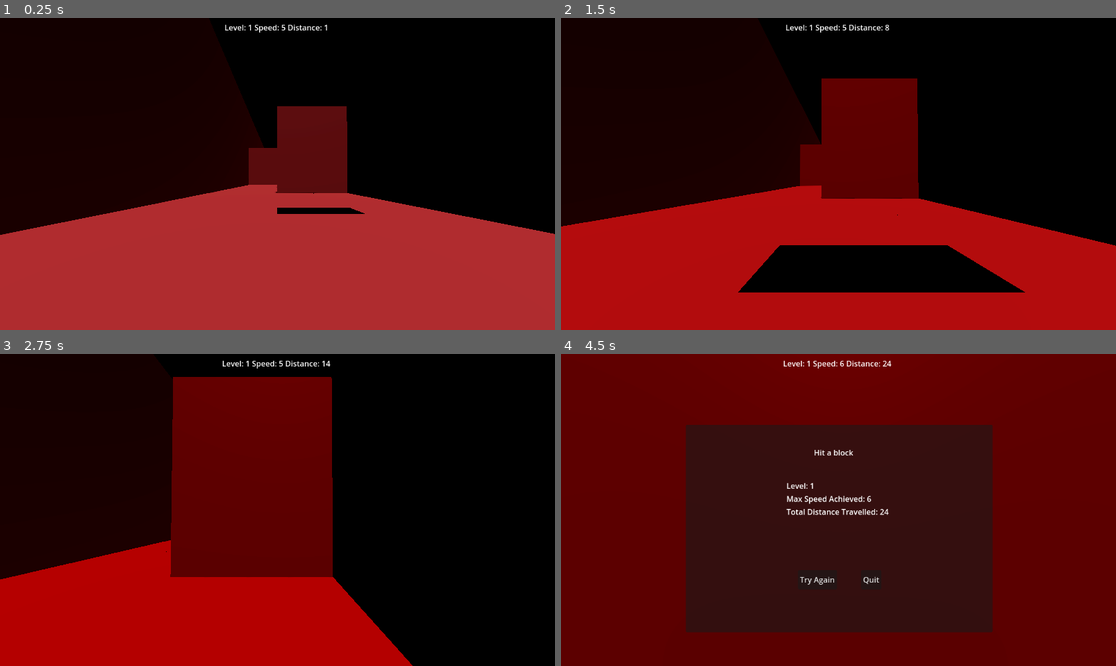
Above: before the commit, frames 1-4 (two rows, left to right).
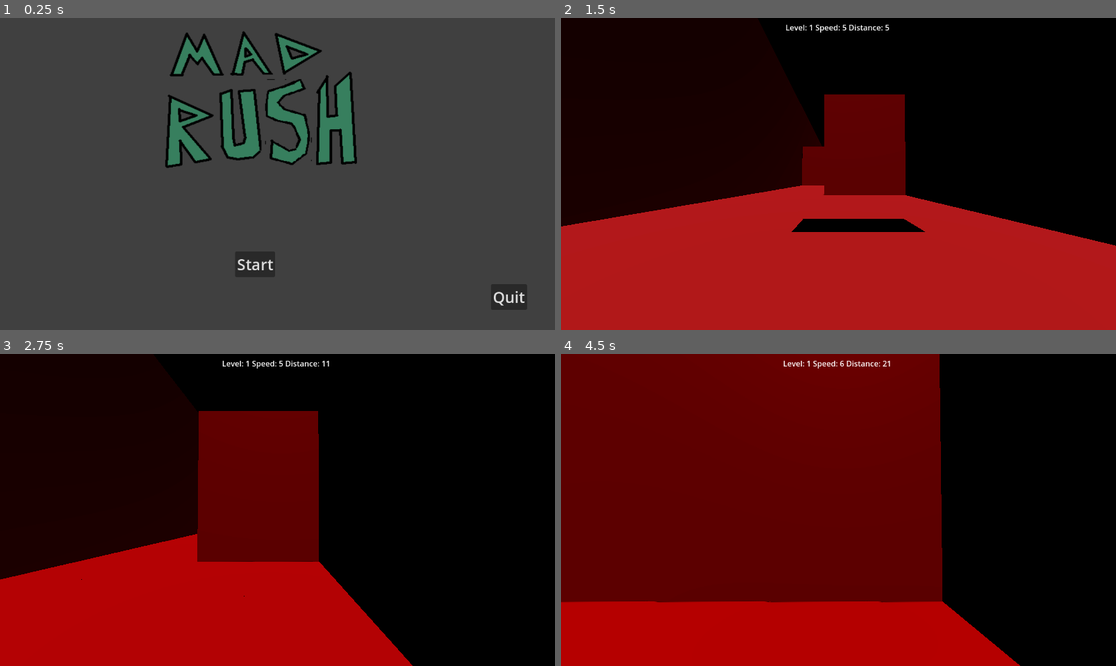
Above: after the commit, the same moments.

Repository: finalsabbath/3d-runner
Game: Godot game, scene res://scenes/main_menu.tscn
Same seed, same stepped clock (60 frames per second), same inputs: the game is played once before the commit and once after it. Before the commit the project starts from res://scenes/world.tscn.
Inputs (mouse positions are in pixels of both pictures, inside the frame that each line leads up to):
- Up to frame 1 (0.25 s): no input
- Up to frame 2 (1.5 s): click (816, 264) at 0.5 s, where only the run after the commit has a clickable "Start"; hold Right (move_right) from 1.28 s (still down)
- Up to frame 3 (2.75 s): tap Space (jump) at 1.52, 2.27 s; release Right (move_right) at 2.03 s; hold Down (ui_down) from 2.03 s (still down)
- Up to frame 4 (4.5 s): release Down (ui_down) at 2.78 s; hold Right (move_right) 2.78-3.53 s; hold Up (ui_up) 3.53-4.28 s; tap Space (jump) at 3.77 s; hold Left (move_left) from 4.28 s (still down)

The runs differ from the first frame. In frame 1, 98% of the frame differs, in the area x 0-100%, y 0-100%; in frame 2, 9.1%; in frame 3, 8.1%; in frame 4, 72%.

Commit message:
add a poorly drawn title screen

Diff:
--- a/3d-runner/project.godot
+++ b/3d-runner/project.godot
@@ -11,7 +11,7 @@
 [application]
 
 config/name="3d-runner"
-run/main_scene="uid://o13dbq1lmrfm"
+run/main_scene="uid://dksifru4vppkf"
 config/features=PackedStringArray("4.4", "Forward Plus")
 config/icon="res://icon.svg"
 
--- /dev/null
+++ b/3d-runner/scenes/main_menu.gd
@@ -0,0 +1,29 @@
+extends Control
+
+
+const WORLD = "res://scenes/world.tscn"
+@onready var sprite_2d: Sprite2D = $Sprite2D
+
+var colors: Array = [Color.RED,Color.ORANGE,Color.YELLOW,Color.GREEN,Color.BLUE,Color.INDIGO,Color.VIOLET]
+var color_num: int = 0
+var next_color = colors[0]
+
+
+func _on_start_pressed() -> void:
+	get_tree().change_scene_to_file(WORLD)
+
+
+func _on_quit_pressed() -> void:
+	get_tree().quit()
+
+func _physics_process(delta: float) -> void:
+	if not ready:
+		await ready
+	sprite_2d.modulate = sprite_2d.modulate.lerp(next_color,.01)
+
+
+func _on_timer_timeout() -> void:
+	color_num += 1
+	if color_num >= 7:
+		color_num = 0
+	next_color = colors[color_num]
--- /dev/null
+++ b/3d-runner/scenes/main_menu.tscn
@@ -0,0 +1,55 @@
+[gd_scene load_steps=4 format=3 uid="uid://dksifru4vppkf"]
+
+[ext_resource type="Script" uid="uid://sbfihikmqibm" path="res://scenes/main_menu.gd" id="1_ekxnf"]
+[ext_resource type="Texture2D" uid="uid://sjeykdcuaj70" path="res://assets/mad-rush-logo.png" id="2_bqqt6"]
+
+[sub_resource type="CanvasTexture" id="CanvasTexture_vue75"]
+
+[node name="MainMenu" type="Control"]
+layout_mode = 3
+anchors_preset = 15
+anchor_right = 1.0
+anchor_bottom = 1.0
+grow_horizontal = 2
+grow_vertical = 2
+script = ExtResource("1_ekxnf")
+
+[node name="Background" type="TextureRect" parent="."]
+modulate = Color(0.252028, 0.252028, 0.252028, 1)
+layout_mode = 1
+anchors_preset = 15
+anchor_right = 1.0
+anchor_bottom = 1.0
+grow_horizontal = 2
+grow_vertical = 2
+texture = SubResource("CanvasTexture_vue75")
+
+[node name="Sprite2D" type="Sprite2D" parent="."]
+position = Vector2(532, 212)
+scale = Vector2(1.32187, 1.19687)
+texture = ExtResource("2_bqqt6")
+
+[node name="Start" type="Button" parent="."]
+layout_mode = 0
+offset_left = 488.0
+offset_top = 485.0
+offset_right = 571.0
+offset_bottom = 538.0
+theme_override_font_sizes/font_size = 32
+text = "Start"
+
+[node name="Quit" type="Button" parent="."]
+layout_mode = 0
+offset_left = 1019.0
+offset_top = 553.0
+offset_right = 1094.0
+offset_bottom = 606.0
+theme_override_font_sizes/font_size = 32
+text = "Quit"
+
+[node name="Timer" type="Timer" parent="."]
+autostart = true
+
+[connection signal="pressed" from="Start" to="." method="_on_start_pressed"]
+[connection signal="pressed" from="Quit" to="." method="_on_quit_pressed"]
+[connection signal="timeout" from="Timer" to="." method="_on_timer_timeout"]
--- a/3d-runner/scenes/player.tscn
+++ b/3d-runner/scenes/player.tscn
@@ -17,4 +17,4 @@
 mesh = SubResource("CapsuleMesh_nnsk1")
 
 [node name="Camera3D" type="Camera3D" parent="."]
-transform = Transform3D(1, 0, 0, 0, 0.999668, -0.0257583, 0, 0.0257583, 0.999668, 0, 0.572753, 0.215651)
+transform = Transform3D(1, 0, 0, 0, 0.999668, -0.0257583, 0, 0.0257583, 0.999668, 0, 0.572753, 0.393188)
Binary file added: 3d-runner/assets/mad-rush-logo.png
Not shown, added: 3d-runner/assets/mad-rush-logo.png.import
Not shown, added: 3d-runner/scenes/main_menu.gd.uid
Not shown, added: raw_assets/mad-rush-logo.aseprite
Not shown, added: raw_assets/mad-rush-logo.png
